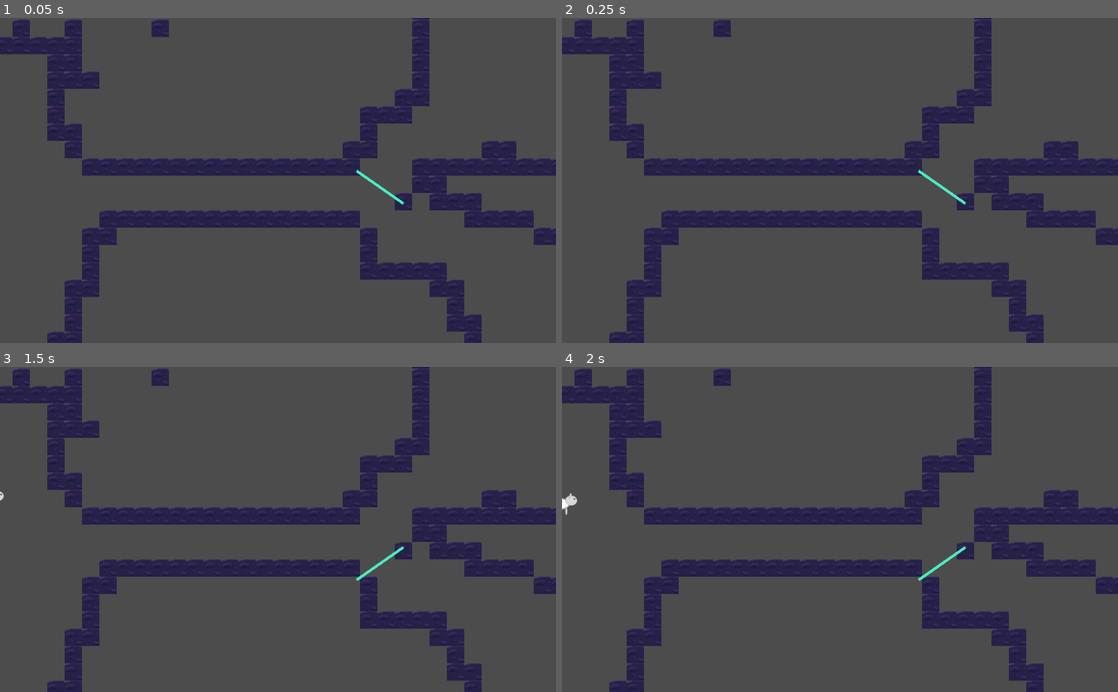
Above: before the commit, frames 1-4 (two rows, left to right).
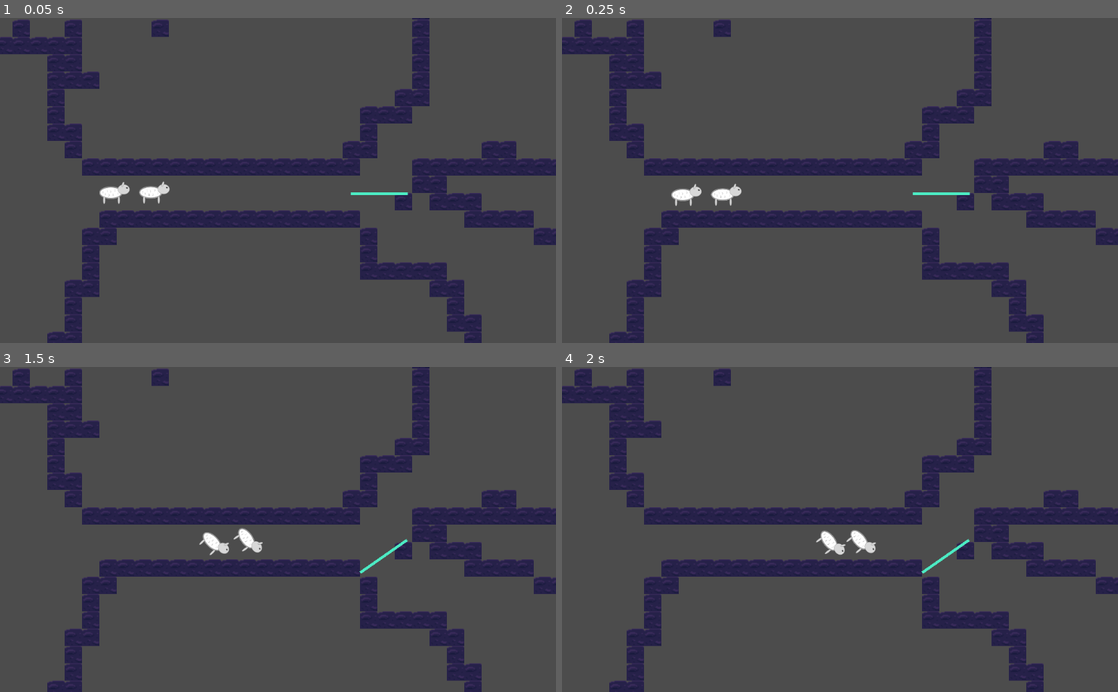
Above: after the commit, the same moments.

Repository: dphaine/GOATgoat
Game: Godot game, scene res://level1/level1.tscn
The game is run twice, just before and just after one commit, with the same random seed, the same clock (stepped at 60 frames per second) and the same inputs.
Inputs:
- Up to frame 1 (0.05 s): no input
- Up to frame 2 (0.25 s): no input
- Up to frame 3 (1.5 s): hold Up (ui_up) 0.53-1.28 s; hold Down (ui_down) from 1.28 s (still down)
- Up to frame 4 (2 s): keep holding Down (ui_down)

The runs differ from the first frame. In frame 1, 0.6% of the frame differs, in the area x 17-74%, y 46-58%; in frame 2, 0.6%; in frame 3, 0.6%; in frame 4, 0.7%, in the area x 0-74%, y 38-66%.

Commit message:
Goat physics

Diff:
--- /dev/null
+++ b/gate/gate.gd
@@ -0,0 +1,18 @@
+# Gate code
+extends StaticBody2D
+
+export var gateIsUp = false
+
+func setGate(isUp:bool) -> void:
+	gateIsUp = isUp
+	if gateIsUp:
+		set_global_rotation_degrees(35)
+	else:
+		set_global_rotation_degrees(-35)
+
+
+func _input(event):
+	if event.is_action_pressed("ui_up"):
+		setGate(true)
+	elif event.is_action_pressed("ui_down"):
+		setGate(false)
--- /dev/null
+++ b/gate/gate.tscn
@@ -0,0 +1,22 @@
+[gd_scene load_steps=4 format=2]
+
+[ext_resource path="res://gate/gate.png" type="Texture" id=1]
+[ext_resource path="res://gate/gate.gd" type="Script" id=2]
+
+[sub_resource type="CapsuleShape2D" id=1]
+radius = 2.7212
+height = 101.078
+
+[node name="Gate" type="StaticBody2D"]
+position = Vector2( 0.0606537, -0.0229721 )
+script = ExtResource( 2 )
+
+[node name="Sprite" type="Sprite" parent="."]
+position = Vector2( -43.5, 0 )
+scale = Vector2( 1.4, 1 )
+texture = ExtResource( 1 )
+
+[node name="CollisionShape2D" type="CollisionShape2D" parent="."]
+position = Vector2( -44.371, 0.176773 )
+rotation = 1.5708
+shape = SubResource( 1 )
--- a/goat/goat.gd
+++ b/goat/goat.gd
@@ -18,7 +18,7 @@
 
 # Called when the node enters the scene tree for the first time.
 func _ready():
-	linear_velocity = Vector2(50, 20)
+	linear_velocity = Vector2(80, 20)
 	add_to_group("goats")
 
 var speed = 250
@@ -29,3 +29,11 @@
 		pass
 	elif goatMindset == goatState.GOING_TO_TUNNEL:
 		pass
+
+func _integrate_forces(state):
+	var lv = state.get_linear_velocity()
+#	var step = state.get_step()
+
+	lv.x += 100.0 * state.get_step()
+#	lv.x += 30.0
+	state.set_linear_velocity(lv)
--- a/level1/level1.gd
+++ b/level1/level1.gd
@@ -1,7 +1,4 @@
 extends Node2D
-
-
-var gateIsUp = false
 
 
 # Called when the node enters the scene tree for the first time.
@@ -13,22 +10,6 @@
 	# force = Globals.startOfTunnelLocation.position - positoin
 	# force = force.normalized() * multiplier
 
-
-
-func setGate(up:bool) -> void:
-	gateIsUp = up
-	if gateIsUp:
-		$Gate.set_global_rotation_degrees(35)
-	else:
-		$Gate.set_global_rotation_degrees(-35)
-
-func _input(event):
-
-	if event.is_action_pressed("ui_up"):
-		setGate(true)
-	elif event.is_action_pressed("ui_down"):
-		setGate(false)
-
 # Called every frame. 'delta' is the elapsed time since the previous frame.
 #func _process(delta):
 #	pass
--- a/level1/level1.tscn
+++ b/level1/level1.tscn
@@ -3,7 +3,7 @@
 [ext_resource path="res://goat/goat.tscn" type="PackedScene" id=1]
 [ext_resource path="res://goat/rock tiles.png" type="Texture" id=2]
 [ext_resource path="res://level1/level1.gd" type="Script" id=3]
-[ext_resource path="res://level1/gate.png" type="Texture" id=4]
+[ext_resource path="res://gate/gate.tscn" type="PackedScene" id=4]
 
 [sub_resource type="ConvexPolygonShape2D" id=1]
 points = PoolVector2Array( 20, 20, 0, 20, 0, 0, 20, 0 )
@@ -111,10 +111,10 @@
 script = ExtResource( 3 )
 
 [node name="goat" parent="." instance=ExtResource( 1 )]
-position = Vector2( 153, 129 )
+position = Vector2( 533.07, 319.212 )
 
 [node name="goat2" parent="." instance=ExtResource( 1 )]
-position = Vector2( 235, 214 )
+position = Vector2( 606.585, 318.652 )
 
 [node name="TileMap" type="TileMap" parent="."]
 scale = Vector2( 1.6, 1.6 )
@@ -124,7 +124,7 @@
 tile_data = PoolIntArray( -786389, 0, 0, -786388, 0, 0, -786387, 0, 0, -786386, 0, 0, -786385, 0, 0, -786384, 0, 0, -78 …(6249 unchanged characters)…
 
 [node name="StartOfTunnel" type="Position2D" parent="."]
-position = Vector2( 1062, 359 )
+position = Vector2( 983.865, 334.605 )
 
 [node name="HappyPlace" type="Position2D" parent="."]
 position = Vector2( 1588, -132 )
@@ -138,14 +138,5 @@
 [node name="BreedCam" type="Camera2D" parent="."]
 position = Vector2( 356, 308 )
 
-[node name="Gate" type="StaticBody2D" parent="."]
-position = Vector2( 1065, 334.75 )
-rotation = 0.610865
-__meta__ = {
-"_edit_group_": true
-}
-
-[node name="Sprite" type="Sprite" parent="Gate"]
-position = Vector2( -43.5, 0 )
-scale = Vector2( 1.4, 1 )
-texture = ExtResource( 4 )
+[node name="Gate" parent="." instance=ExtResource( 4 )]
+position = Vector2( 1071.61, 321.28 )
Not shown, added: fence_tiles_angle.svg.import
Not shown, added: fence_tiles_straight.svg.import
Renamed: level1/gate.png -> gate/gate.png
Not shown, changed: gate/gate.png.import
Not shown, added: grass_square.svg.import
